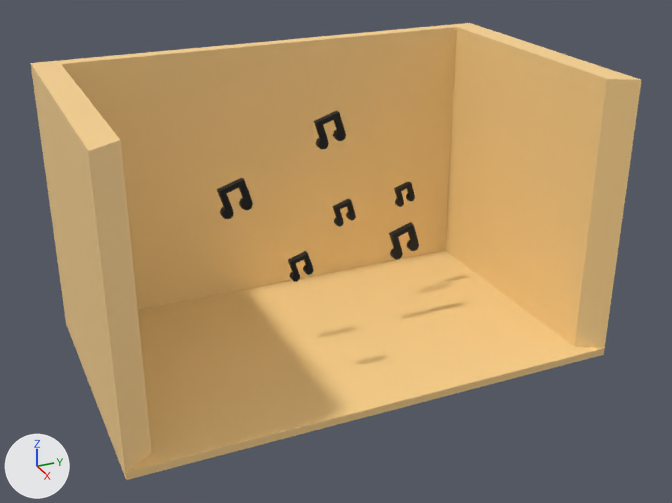
The FBX model Assets/PuzzleViz/RoomBounce/RoomBounce.fbx as it was, and as the next commit left it.
The view is the same before and after, from a camera (50 mm lens) standing at (13.07, -5.71, 8.12) and looking at (0.3, 0.04, 1.74). Arrows for +X, +Y and +Z are at lower left; the lights stay in place. Where no turn or scale is listed for an object, it has been applied to the vertices.
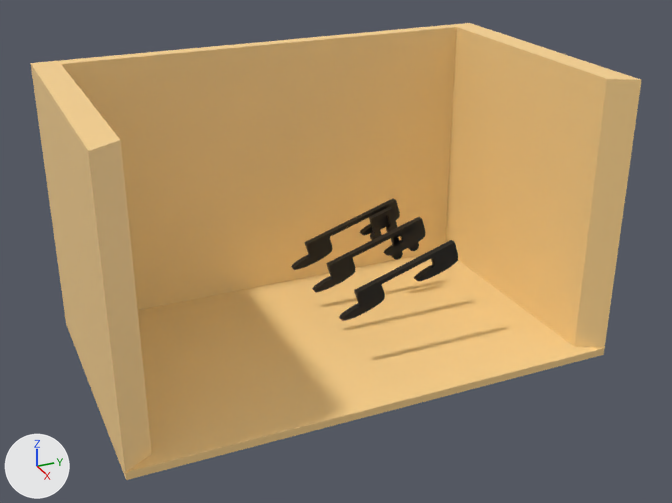
Boxes (x1, y1, x2, y2) around the edits, measured in the pictures (672 x 503 px):
'Cube.015', moved, rescaled (368% wider, 256% taller)
    before: (288, 251, 309, 266)
    after: (354, 240, 456, 296)
'Cube.013', moved, rescaled (262% wider, 73% taller)
    before: (288, 261, 300, 282)
    after: (339, 284, 385, 321)
'Cube.012', moved, rescaled (367% wider, 279% taller)
    before: (332, 198, 352, 211)
    after: (326, 217, 423, 269)
'Cube.014', moved, rescaled
    before: (303, 257, 314, 275)
    after: (414, 244, 458, 281)
'Cube.010', moved, rescaled
    before: (333, 208, 344, 227)
    after: (312, 258, 355, 292)
'Cube.006', moved, rescaled
    before: (394, 181, 412, 193)
    after: (305, 198, 397, 247)
'Cube.008', moved, rescaled
    before: (394, 189, 404, 207)
    after: (291, 237, 332, 270)
'Cube.011', moved, rescaled
    before: (346, 204, 356, 221)
    after: (384, 220, 425, 256)
'Cube.018', moved
    before: (315, 124, 329, 150)
    after: (369, 219, 381, 240)
'Cube.007', moved, rescaled
    before: (406, 186, 415, 201)
    after: (360, 201, 400, 235)
'Cube.017', moved
    before: (333, 117, 346, 141)
    after: (386, 213, 397, 232)
'Cube.016', moved
    before: (314, 110, 341, 127)
    after: (369, 207, 393, 223)
'Cube.009', moved
    before: (217, 191, 234, 219)
    after: (391, 237, 403, 260)
'Cube.002', moved (not visible afterwards)
    before: (239, 184, 253, 210)
'Cube.001', moved (not visible afterwards)
    before: (217, 178, 246, 196)

The edits, one by one:
Object 'Cube.018' (ob_cube_018) moves from (-0.77, 0.17, 3.57) to (-0.77, 1.22, 1.66).
Object 'Cube.014' (ob_cube_014) moves from (1.13, -0.86, 2.15) to (1.13, 1.41, 1.76).
Object 'Cube.014' (ob_cube_014) is rescaled from (0.0521, 0.0365, 0.0365) to (0.0527, 0.219, 0.0425).
Object 'Cube.009' (ob_cube_009) moves from (0.03, -1.8, 2.93) to (0.03, 1.22, 1.66).
Object 'Cube.011' (ob_cube_011) moves from (0.03, 0.37, 2.42) to (0.03, 1.41, 1.76).
Object 'Cube.011' (ob_cube_011) is rescaled from (0.0521, 0.0365, 0.0365) to (0.0527, 0.219, 0.0425).
Object 'Cube.002' (ob_cube_002) moves from (0.03, -1.48, 3.03) to (0.03, 1.54, 1.76).
Object 'Cube.007' (ob_cube_007) moves from (-0.94, 2.03, 2.15) to (-0.94, 1.41, 1.76).
Object 'Cube.007' (ob_cube_007) is rescaled from (0.0521, 0.0365, 0.0365) to (0.0527, 0.219, 0.0425).
Object 'Cube.017' (ob_cube_017) moves from (-0.77, 0.49, 3.67) to (-0.77, 1.54, 1.76).
Object 'Cube.001' (ob_cube_001) moves from (0.03, -1.62, 3.03) to (0.03, 1.41, 1.76).
Object 'Cube.016' (ob_cube_016) moves from (-0.77, 0.36, 3.67) to (-0.77, 1.41, 1.76).
